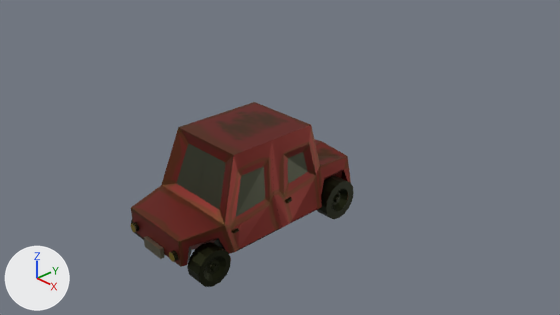
An edit to the Blender file rawAssets/car.blend, drawn before and after from the same camera.
Before and after are seen from the file's camera 'Camera'. The axes (+X, +Y, +Z) are drawn at lower left. The lights are the same throughout.

The scene before the commit, as lines of its bpy script (objects in view):
```python
me_cube_002 = bpy.data.meshes.new('Cube.002')
me_cube_002.from_pydata(...)  # 738 vertices, 560 faces; spans x -1.0..1.0, y -2.33..1.82, z -0.94..1.12
me_cube_002.materials.append(mat_material_002)  # picture img_car_002
ob_cube = bpy.data.objects.new('Cube', me_cube_002)
ob_cube.location = (0.0, 0.0, 0.0)
```
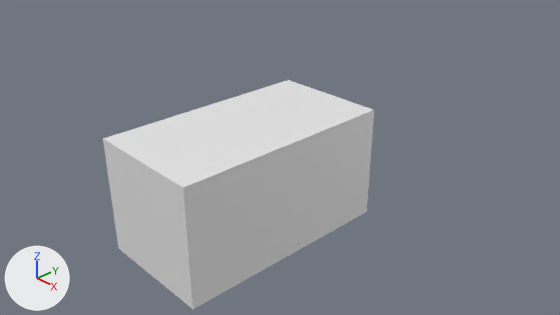
Boxes (x1, y1, x2, y2) around the edits, measured in the pictures (560 x 315 px):
'Cube', reshaped, modifiers changed (21% wider, 24% taller): before (130, 102, 354, 287); after (103, 80, 374, 309)
part 1 of me_cube_002, rebuilt: before (131, 102, 351, 267); after (103, 80, 374, 309)
part 2 of me_cube_002, deleted (black): before (130, 176, 354, 287)

The change in detail:
me_cube_002 is used by ob_cube; location (0.0, 0.0, 0.0).
me_cube_002 had 738 vertices, 560 faces and spanned x -1.0..1.0, y -2.33..1.82, z -0.94..1.12.
me_cube_002 no longer uses material mat_material_002 (picture img_car_002).
me_cube_002 now has 18 vertices, 20 faces and spans x -1.12..0.0, y -2.37..1.84, z -1.0..1.16.
me_cube_002 part 1: the loose piece of 178 vertices spanning x -0.93..0.93, y -2.25..1.69, z -0.55..1.12 is rebuilt with 18 vertices and now spans x -1.12..0.0, y -2.37..1.84, z -1.0..1.16.
me_cube_002 part 2: 12 loose pieces with 560 vertices, spanning x -1.0..1.0, y -2.33..1.82, z -0.94..-0.15, are deleted.
Object 'Cube' (ob_cube) gains a MIRROR modifier named 'Mirror'.
